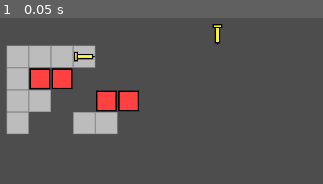
Above: before the commit, frame 1.
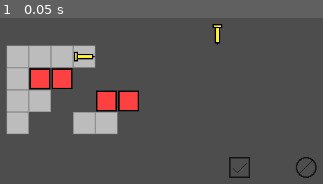
Above: after the commit, the same moment.

Repository: LightPotatoDev/BalloonGaem
Game: Godot game, scene res://scenes/Main.tscn
The game is run twice, just before and just after one commit, with the same random seed, the same clock (stepped at 60 frames per second) and the same inputs.
Inputs:
- Up to frame 1 (0.05 s): no input

The runs differ from the first frame. In frame 1, 0.5% of the frame differs, in the area x 70-99%, y 83-97%.

Commit message:
yes no tile

Diff:
--- a/resources/object_tilemap.tres
+++ b/resources/object_tilemap.tres
@@ -1,11 +1,16 @@
-[gd_resource type="TileSet" load_steps=4 format=3 uid="uid://bknitdukt8bmp"]
+[gd_resource type="TileSet" load_steps=6 format=3 uid="uid://bknitdukt8bmp"]
 
 [ext_resource type="PackedScene" uid="uid://dxm2n4pn5r4ql" path="res://scenes/objects/AirTankRight.tscn" id="1_1wkf2"]
 [ext_resource type="PackedScene" uid="uid://c6e4lssvwwqxn" path="res://scenes/objects/AirTankDown.tscn" id="2_a806t"]
+[ext_resource type="PackedScene" uid="uid://bt2dnq5vufmni" path="res://scenes/objects/YesTile.tscn" id="3_sam1b"]
+[ext_resource type="PackedScene" uid="uid://bjkfrpn8ml400" path="res://scenes/objects/NoTile.tscn" id="4_fkhq1"]
 
 [sub_resource type="TileSetScenesCollectionSource" id="TileSetScenesCollectionSource_gu0h5"]
+resource_name = "gimmicks"
 scenes/1/scene = ExtResource("1_1wkf2")
 scenes/2/scene = ExtResource("2_a806t")
+scenes/3/scene = ExtResource("3_sam1b")
+scenes/4/scene = ExtResource("4_fkhq1")
 
 [resource]
 tile_size = Vector2i(32, 32)
--- a/scenes/EventBus.gd
+++ b/scenes/EventBus.gd
@@ -2,3 +2,8 @@
 
 signal undo()
 signal move()
+
+signal yes_tile_on()
+signal yes_tile_off()
+signal no_tile_on()
+signal no_tile_off()
--- a/scenes/Main.tscn
+++ b/scenes/Main.tscn
@@ -25,4 +25,4 @@
 [node name="Objects" type="TileMap" parent="GameManager"]
 tile_set = ExtResource("3_ln3ib")
 format = 2
-layer_0/tile_data = PackedInt32Array(196614, 0, 65536, 131084, 0, 131072)
+layer_0/tile_data = PackedInt32Array(196614, 0, 65536, 131084, 0, 131072, 524301, 0, 196608, 524304, 0, 262144)
--- /dev/null
+++ b/scenes/objects/NoTile.gd
@@ -0,0 +1,12 @@
+extends Node2D
+
+
+func _on_area_2d_body_entered(body):
+	EventBus.no_tile_on.emit()
+	$Off.visible = false
+	$On.visible = true
+
+func _on_area_2d_body_exited(body):
+	EventBus.no_tile_off.emit()
+	$On.visible = false
+	$Off.visible = true
--- /dev/null
+++ b/scenes/objects/NoTile.tscn
@@ -0,0 +1,27 @@
+[gd_scene load_steps=5 format=3 uid="uid://bjkfrpn8ml400"]
+
+[ext_resource type="Script" path="res://scenes/objects/NoTile.gd" id="1_0tvp3"]
+[ext_resource type="Texture2D" uid="uid://c6agr7f50l6wp" path="res://resources/sprites/placeholders/no_tile_off.png" id="2_g7hn4"]
+[ext_resource type="Texture2D" uid="uid://b0xhtx3xp1l6p" path="res://resources/sprites/placeholders/no_tile_on.png" id="3_e2l3d"]
+
+[sub_resource type="RectangleShape2D" id="RectangleShape2D_s0alp"]
+size = Vector2(4, 4)
+
+[node name="NoTile" type="Node2D"]
+script = ExtResource("1_0tvp3")
+
+[node name="Off" type="Sprite2D" parent="."]
+texture = ExtResource("2_g7hn4")
+
+[node name="On" type="Sprite2D" parent="."]
+visible = false
+texture = ExtResource("3_e2l3d")
+
+[node name="Area2D" type="Area2D" parent="."]
+collision_layer = 0
+
+[node name="CollisionShape2D" type="CollisionShape2D" parent="Area2D"]
+shape = SubResource("RectangleShape2D_s0alp")
+
+[connection signal="body_entered" from="Area2D" to="." method="_on_area_2d_body_entered"]
+[connection signal="body_exited" from="Area2D" to="." method="_on_area_2d_body_exited"]
--- /dev/null
+++ b/scenes/objects/YesTile.gd
@@ -0,0 +1,12 @@
+extends Node2D
+
+
+func _on_area_2d_body_entered(body):
+	EventBus.yes_tile_on.emit()
+	$Off.visible = false
+	$On.visible = true
+
+func _on_area_2d_body_exited(body):
+	EventBus.yes_tile_off.emit()
+	$On.visible = false
+	$Off.visible = true
--- /dev/null
+++ b/scenes/objects/YesTile.tscn
@@ -0,0 +1,27 @@
+[gd_scene load_steps=5 format=3 uid="uid://bt2dnq5vufmni"]
+
+[ext_resource type="Script" path="res://scenes/objects/YesTile.gd" id="1_ua6af"]
+[ext_resource type="Texture2D" uid="uid://bwkqmhl2pfuuu" path="res://resources/sprites/placeholders/yes_tile_off.png" id="2_ajfuh"]
+[ext_resource type="Texture2D" uid="uid://jftv3u88ajig" path="res://resources/sprites/placeholders/yes_tile_on.png" id="3_0ddma"]
+
+[sub_resource type="RectangleShape2D" id="RectangleShape2D_s0alp"]
+size = Vector2(4, 4)
+
+[node name="YesTile" type="Node2D"]
+script = ExtResource("1_ua6af")
+
+[node name="Off" type="Sprite2D" parent="."]
+texture = ExtResource("2_ajfuh")
+
+[node name="On" type="Sprite2D" parent="."]
+visible = false
+texture = ExtResource("3_0ddma")
+
+[node name="Area2D" type="Area2D" parent="."]
+collision_layer = 0
+
+[node name="CollisionShape2D" type="CollisionShape2D" parent="Area2D"]
+shape = SubResource("RectangleShape2D_s0alp")
+
+[connection signal="body_entered" from="Area2D" to="." method="_on_area_2d_body_entered"]
+[connection signal="body_exited" from="Area2D" to="." method="_on_area_2d_body_exited"]
Binary file added: resources/sprites/placeholders/no_tile_off.png
Not shown, added: resources/sprites/placeholders/no_tile_off.png.import
Binary file added: resources/sprites/placeholders/no_tile_on.png
Not shown, added: resources/sprites/placeholders/no_tile_on.png.import
Binary file added: resources/sprites/placeholders/yes_ile_on.aseprite
Binary file added: resources/sprites/placeholders/yes_tile_off.png
Not shown, added: resources/sprites/placeholders/yes_tile_off.png.import
Binary file added: resources/sprites/placeholders/yes_tile_on.png
Not shown, added: resources/sprites/placeholders/yes_tile_on.png.import
